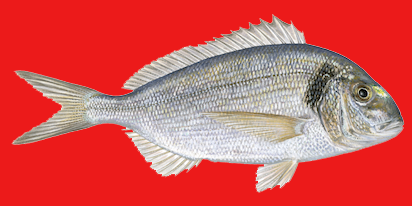
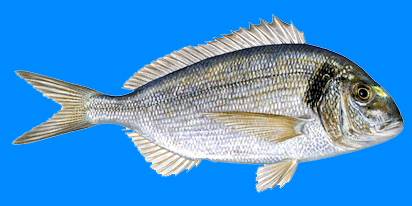
Comparing the layer stacks of the two 412 × 206 images. Changes:
painted on "Color Fill 1" over bbox(0, 0, 412, 206)
